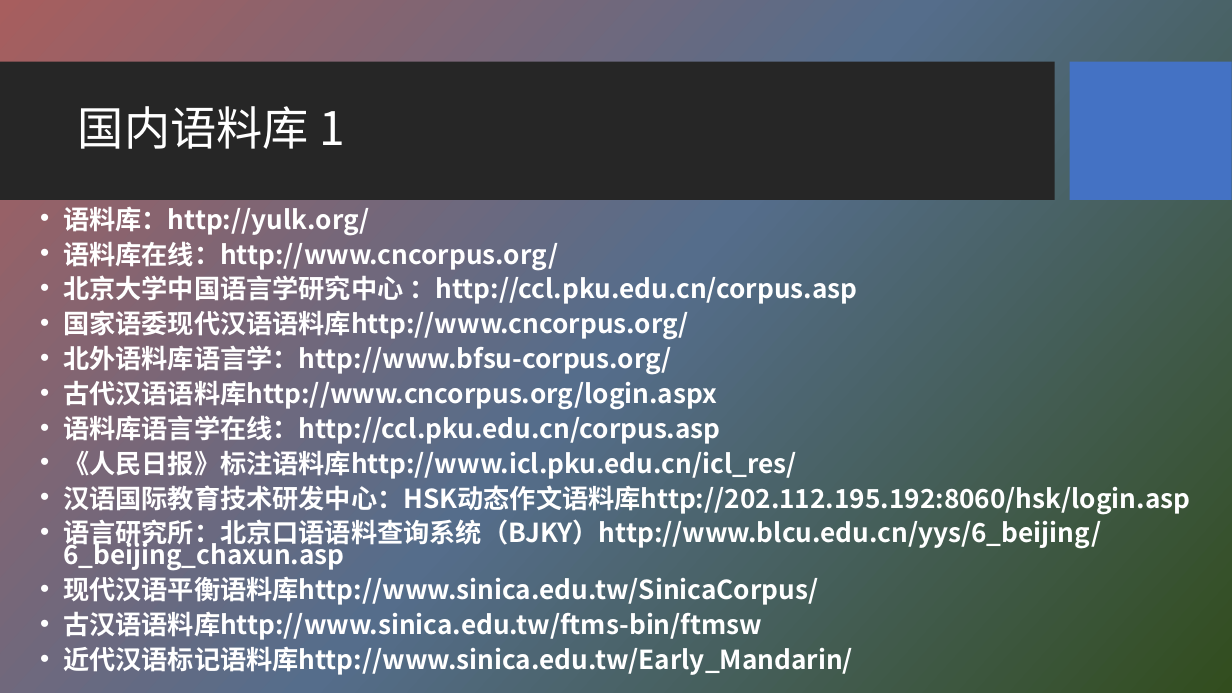
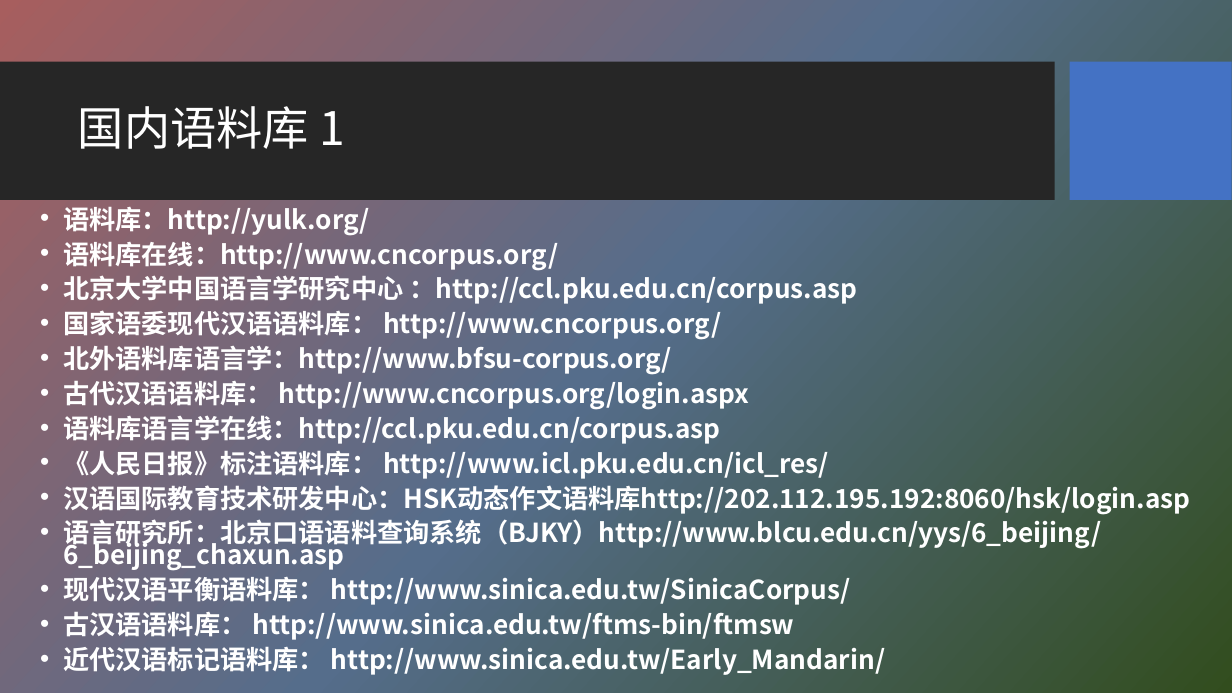
Before and after one commit to HBU/NLP_PPT, a slide deck: slide 11 of PPT-2020/ch02 语料库与词汇知识库.pptx. Drawn at 1232x693 pixels with LibreOffice and Linux fonts; fonts in the diff are those of the drawing; background and template pictures are left out. Boxes give left, top, right and bottom in pixels: in the first picture for what was removed or moved away, otherwise in the second. Text is boxed around its words. In the diff, an @@ line names an element or a change of style, - is before the commit and + after.

```diff
--- a/PPT-2020/ch02 语料库与词汇知识库.pptx
+++ b/PPT-2020/ch02 语料库与词汇知识库.pptx
@@ text at (63, 310, 721, 340): text changed @@
-• 国家语委现代汉语语料库http://www.cncorpus.org/
+• 国家语委现代汉语语料库： http://www.cncorpus.org/
@@ text at (63, 381, 750, 410): text changed @@
-• 古代汉语语料库http://www.cncorpus.org/login.aspx
+• 古代汉语语料库： http://www.cncorpus.org/login.aspx
@@ text at (63, 451, 829, 479): text changed @@
-• 《人民日报》标注语料库http://www.icl.pku.edu.cn/icl_res/
+• 《人民日报》标注语料库： http://www.icl.pku.edu.cn/icl_res/
@@ text at (63, 572, 885, 676): text changed @@
-• 现代汉语平衡语料库http://www.sinica.edu.tw/SinicaCorpus/
-• 古汉语语料库http://www.sinica.edu.tw/ftms-bin/ftmsw
-• 近代汉语标记语料库http://www.sinica.edu.tw/Early_Mandarin/
+• 现代汉语平衡语料库： http://www.sinica.edu.tw/SinicaCorpus/
+• 古汉语语料库： http://www.sinica.edu.tw/ftms-bin/ftmsw
+• 近代汉语标记语料库： http://www.sinica.edu.tw/Early_Mandarin/
```
Also in this commit, not shown: 1 other slide changed, 31 other files.
